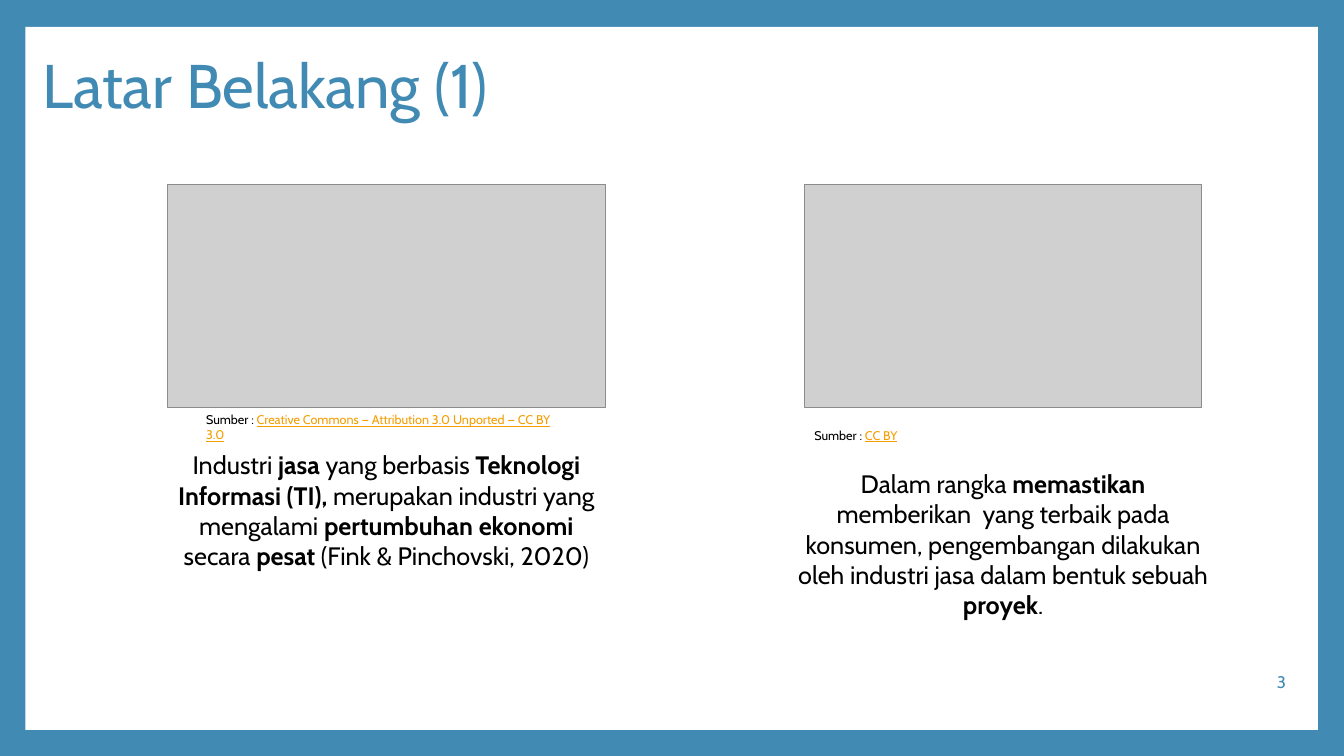
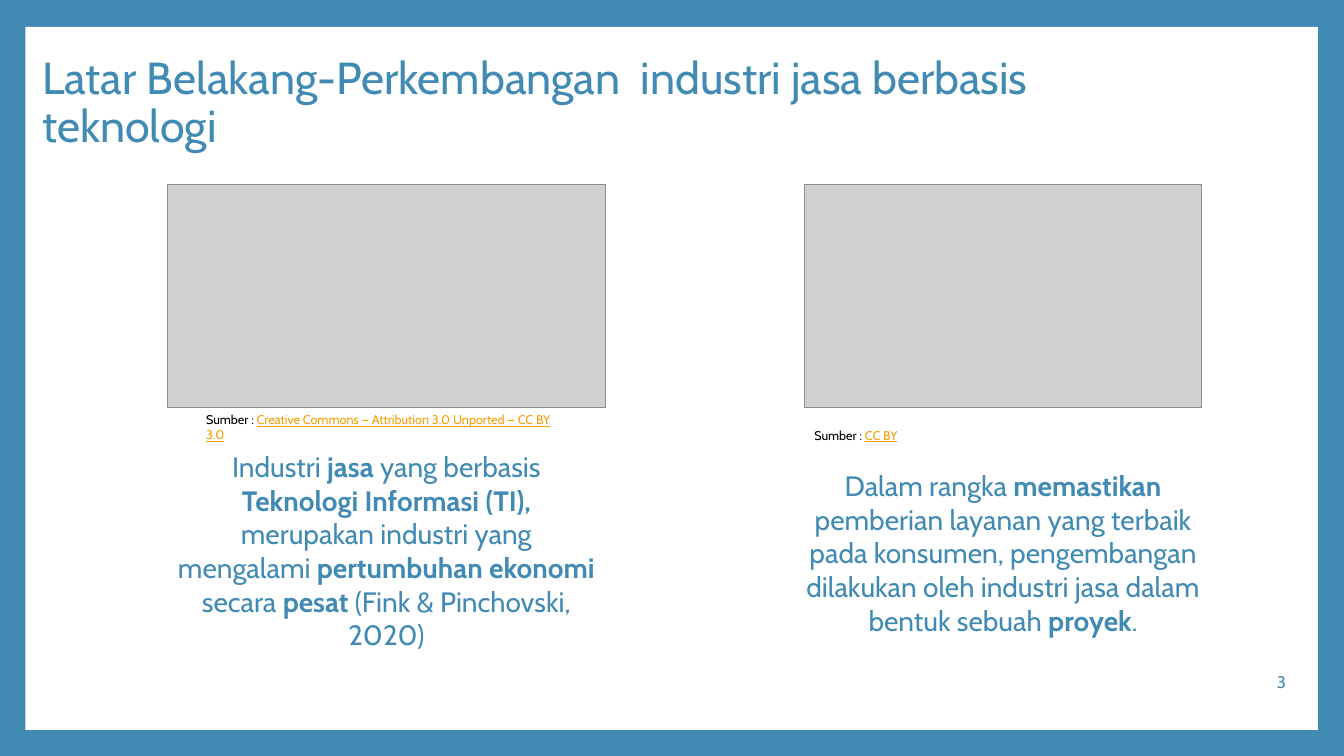
Before and after one commit to ilhamnurpratama/thesis-pmis, a slide deck: slide 3 of Presentasi-ProposalTesis-IlhamNurPratama21066663282.pptx. Drawn at 1344x756 pixels with LibreOffice and Linux fonts; fonts in the diff are those of the drawing; grey boxes stand for pictures; background and template pictures are left out. Boxes give left, top, right and bottom in pixels: in the first picture for what was removed or moved away, otherwise in the second. Text is boxed around its words. In the diff, an @@ line names an element or a change of style, - is before the commit and + after.

Commit message:
MAJOR : Penambahan proposal dan presentasi proposal tesis, serta pengembangan pada tesis sesuai bimbingan.

```diff
--- a/Presentasi-ProposalTesis-IlhamNurPratama21066663282.pptx
+++ b/Presentasi-ProposalTesis-IlhamNurPratama21066663282.pptx
@@ title at (42,60,1027,152): text changed; size 44 to 32 pt @@
-Latar Belakang (1)
+Latar Belakang-Perkembangan industri jasa berbasis teknologi
@@ text "Industri jasa yang berbasis Teknologi ..." at (178,456,594,649): size 18 to 20 pt, text colour #000000 to #418AB3 @@
@@ text at (806,475,1200,637): text changed; size 18 to 20 pt; text colour #000000 to #418AB3 @@
-Dalam rangka memastikan memberikan yang terbaik pada konsumen, pengembangan dilakukan oleh industri jasa dalam bentuk sebuah proyek.
+Dalam rangka memastikan pemberian layanan yang terbaik pada konsumen, pengembangan dilakukan oleh industri jasa dalam bentuk sebuah proyek.
```
Also in this commit, not shown: 2 other slides changed, 33 slides added, 1 slide removed, 8 other files.
